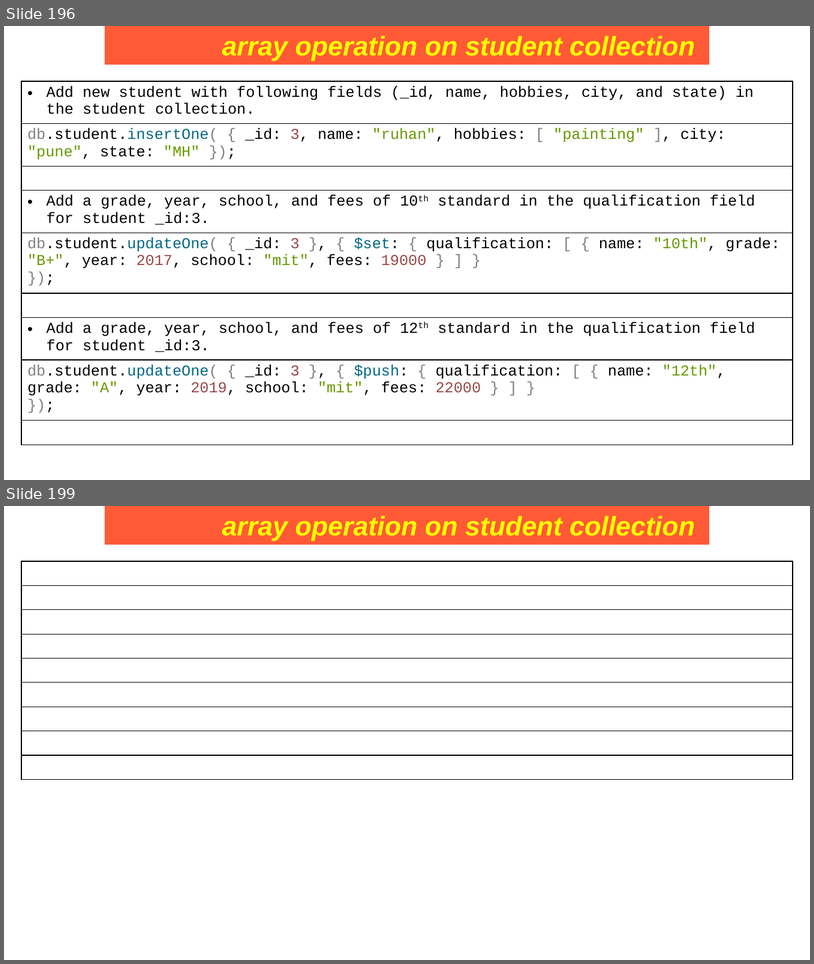
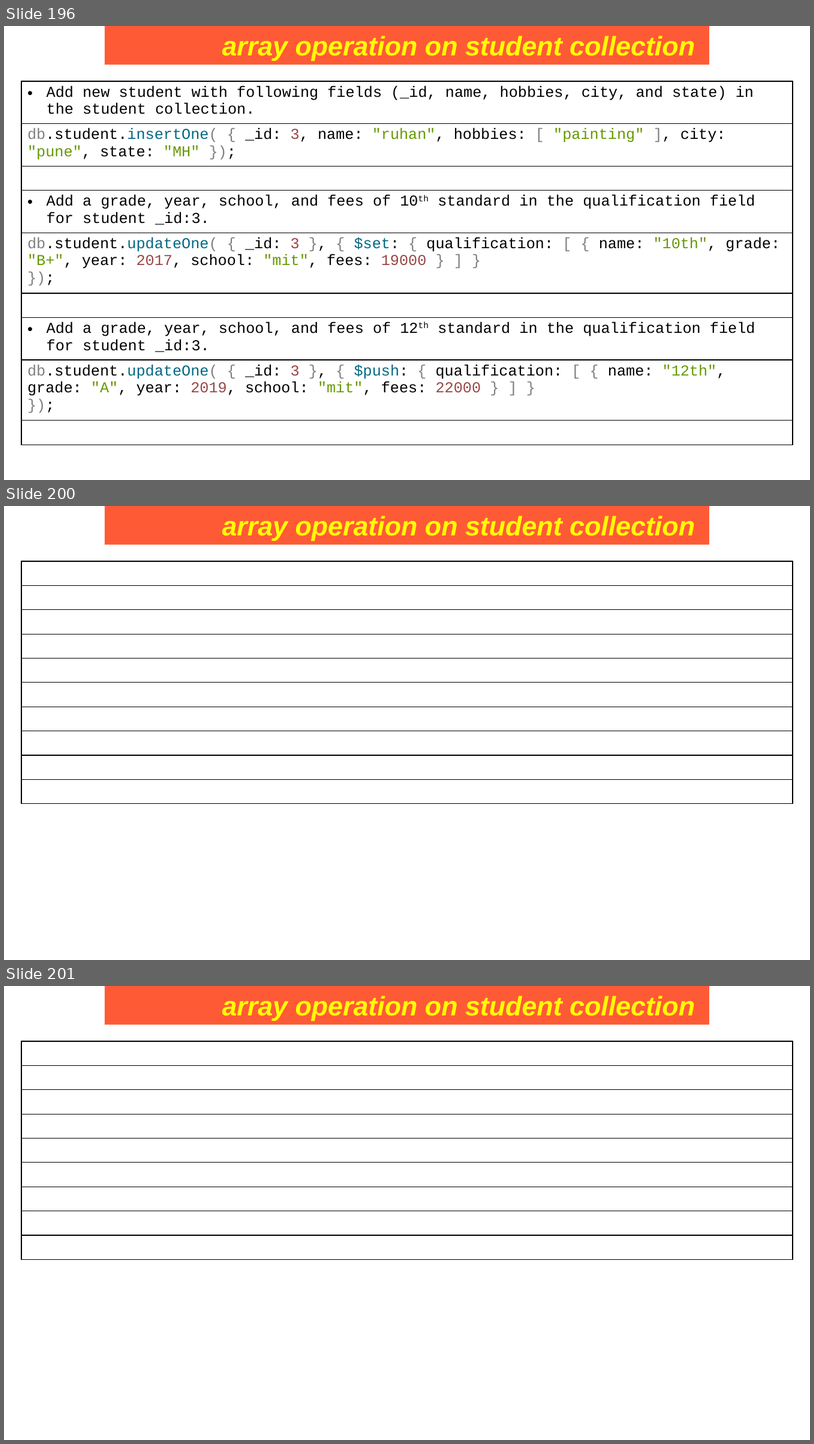
Before and after one commit to Saleel-Bagde/PPT-s, a slide deck: MongoDB PPT.pptx. Shown one above the other, each under a label of ours: slides 196 and 199 before the commit, slides 196, 200 and 201 after it; the slides between them are not shown. The pictures are 814x964 and 814x1444 pixels, drawn with LibreOffice and Linux fonts; fonts in the diff are those of the drawing. Boxes give left, top, right and bottom in pixels: in the first picture for what was removed or moved away, otherwise in the second. Text is boxed around its words. In the diff, an @@ line names an element or a change of style, - is before the commit and + after.

```diff
--- a/MongoDB PPT.pptx
+++ b/MongoDB PPT.pptx
@@ slide 200 added at (4,506,810,960), background #FFFFFF @@
@@ rectangle added at (105,506,710,545), fill #FF5A36, 32 pt, text #FFFF00, bold, italic @@
+array operation on student collection
@@ table added at (21,561,794,803), 10 rows, 1 columns @@
+
+
+
+
+
+
+
+
+
+
@@ what was slide 199 is now slide 201 @@
```
Also in this commit, not shown: 5 slides changed, 1 other slide added.
